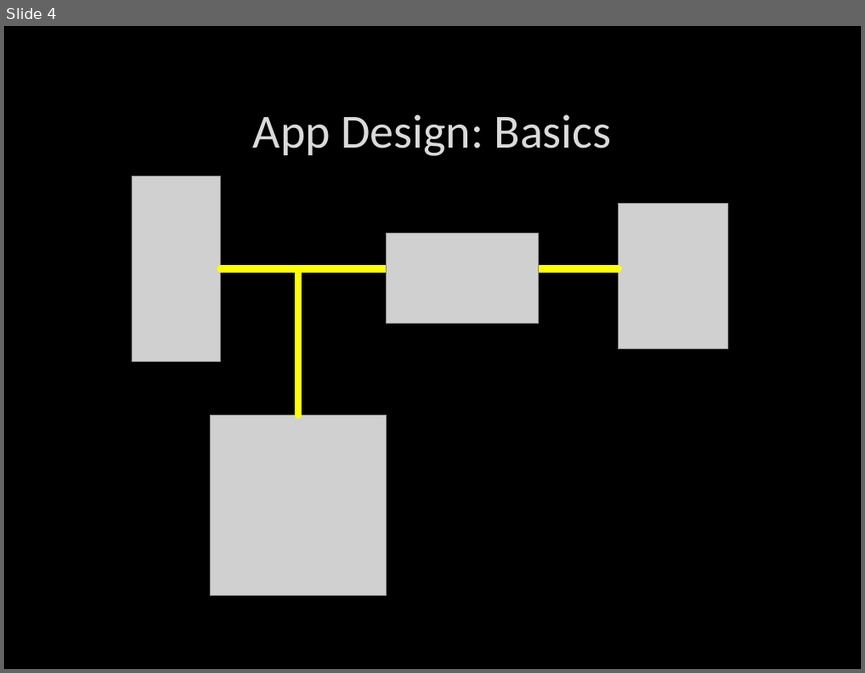
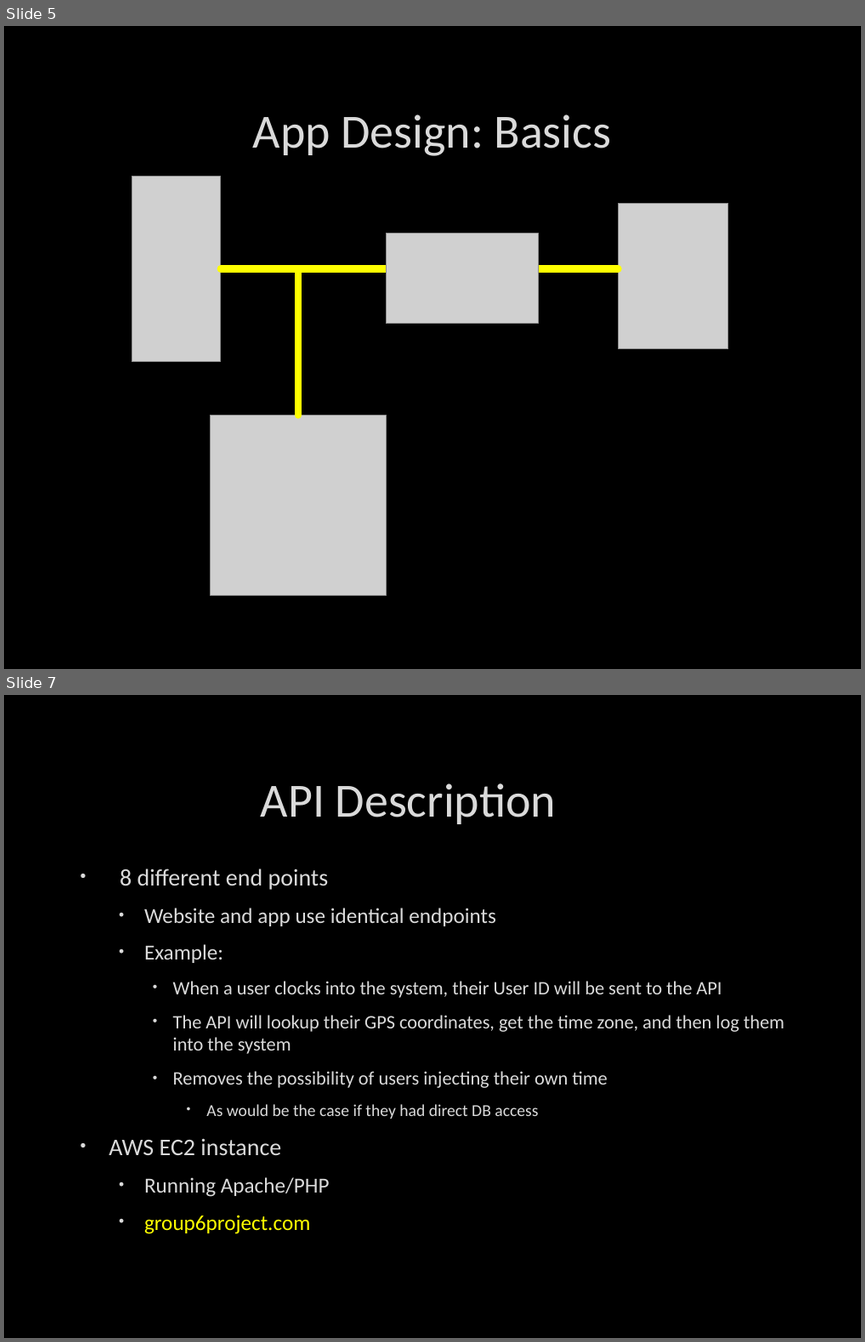
Before and after one commit to ddave2122/Group6, a slide deck: MobAppFinalPresent.pptx. Shown one above the other, each under a label of ours: slide 4 before the commit, slides 5 and 7 after it; the slides between them are not shown. The pictures are 865x673 and 865x1342 pixels, drawn with LibreOffice and Linux fonts; fonts in the diff are those of the drawing; grey boxes stand for pictures; background and template pictures are left out. Boxes give left, top, right and bottom in pixels: in the first picture for what was removed or moved away, otherwise in the second. Text is boxed around its words. In the diff, an @@ line names an element or a change of style, - is before the commit and + after.

```diff
--- a/MobAppFinalPresent.pptx
+++ b/MobAppFinalPresent.pptx
@@ slide 7 added at [4,695,861,1338], background picture (left out) @@
@@ title added at [261,783,556,824], 40 pt, text #DADADA @@
+API Description
@@ text added at [109,868,784,1234], 16 pt, text #DADADA @@
+• 8 different end points
+  • Website and app use identical endpoints
+  • Example:
+    • When a user clocks into the system, their User ID will be sent to the API
+    • The API will lookup their GPS coordinates, get the time zone, and then log them into the system
+    • Removes the possibility of users injecting their own time
+      • As would be the case if they had direct DB access
+• AWS EC2 instance
+  • Running Apache/PHP
+  • group6project.com
@@ what was slide 4 is now slide 5 @@
```
Also in this commit, not shown: 4 slides changed, 4 other slides added, 3 slides removed, 5 other files.
